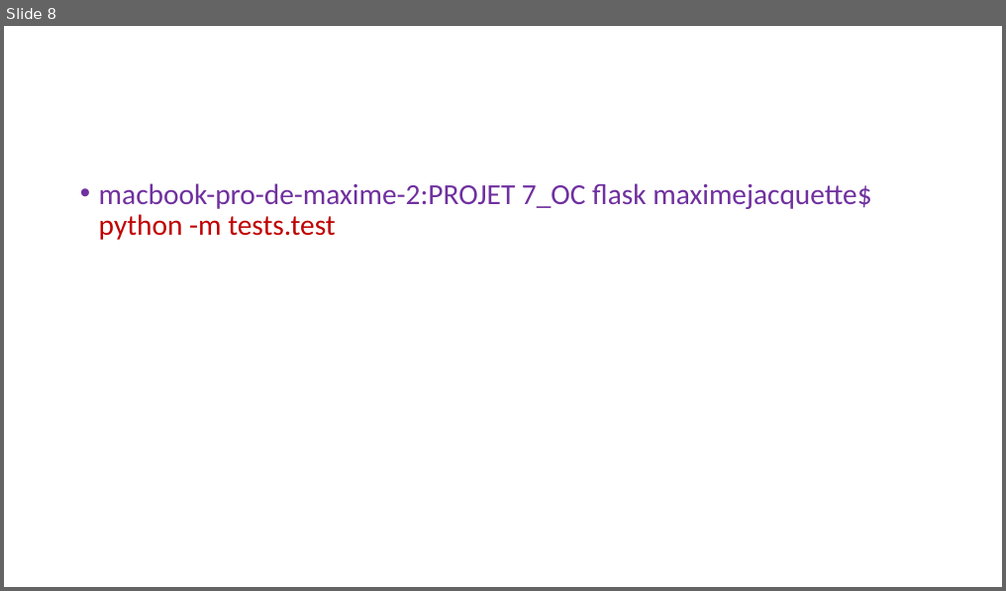
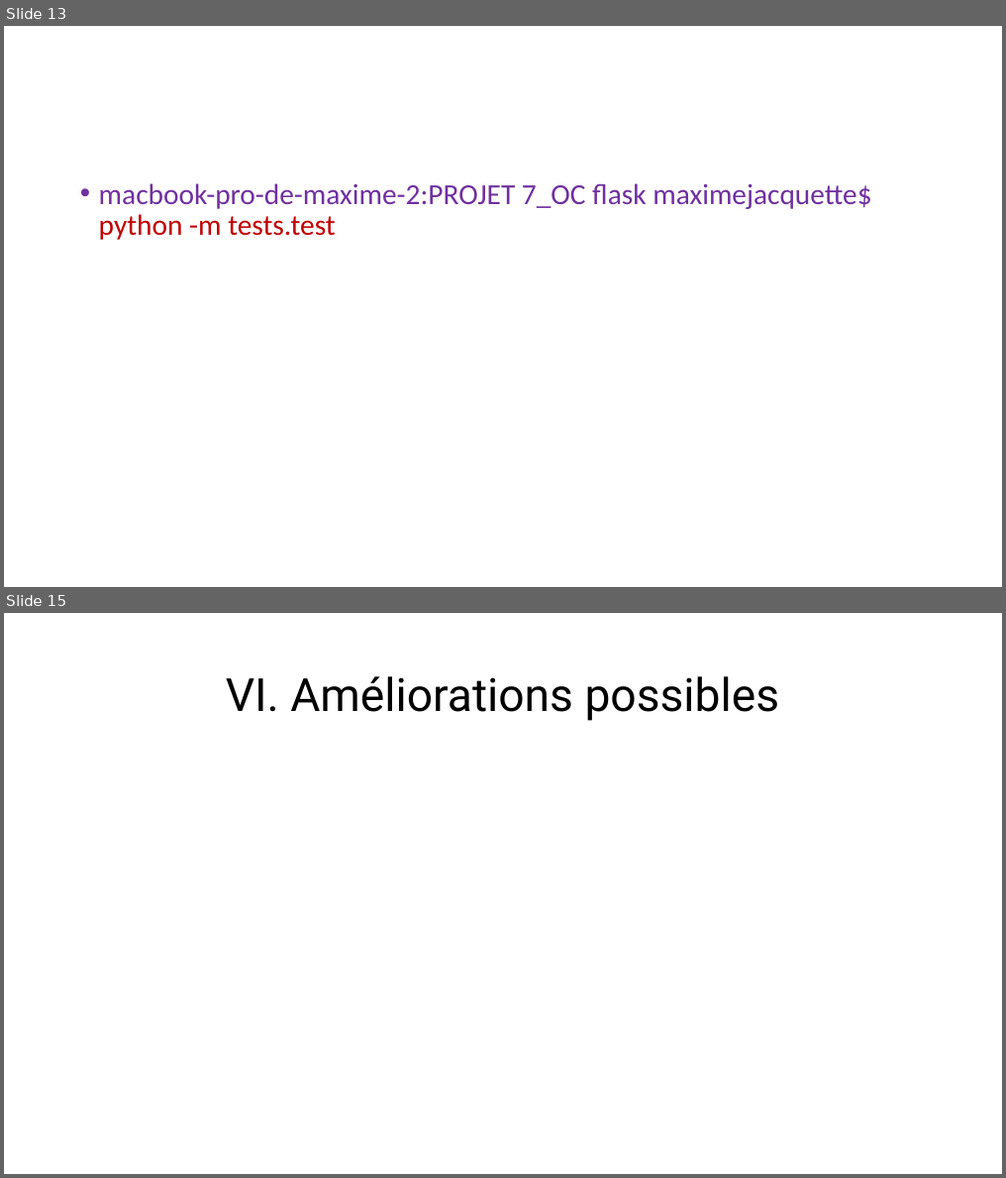
Before and after one commit to Maximedu13/Cr-ez-GrandPy-Bot-le-papy-robot, a slide deck: livrables/presentation_p7.pptx. Shown one above the other, each under a label of ours: slide 8 before the commit, slides 13 and 15 after it; the slides between them are not shown. The pictures are 1006x591 and 1006x1178 pixels, drawn with LibreOffice and Linux fonts; fonts in the diff are those of the drawing. Boxes give left, top, right and bottom in pixels: in the first picture for what was removed or moved away, otherwise in the second. Text is boxed around its words. In the diff, an @@ line names an element or a change of style, - is before the commit and + after.

```diff
--- a/livrables/presentation_p7.pptx
+++ b/livrables/presentation_p7.pptx
@@ slide 15 added at (4, 613, 1002, 1174), background #FFFFFF @@
@@ title added at (226, 676, 780, 721), 44 pt, text #000000 @@
+VI. Améliorations possibles
@@ what was slide 8 is now slide 13 @@
```
Also in this commit, not shown: 5 other slides added, 8 other files.
